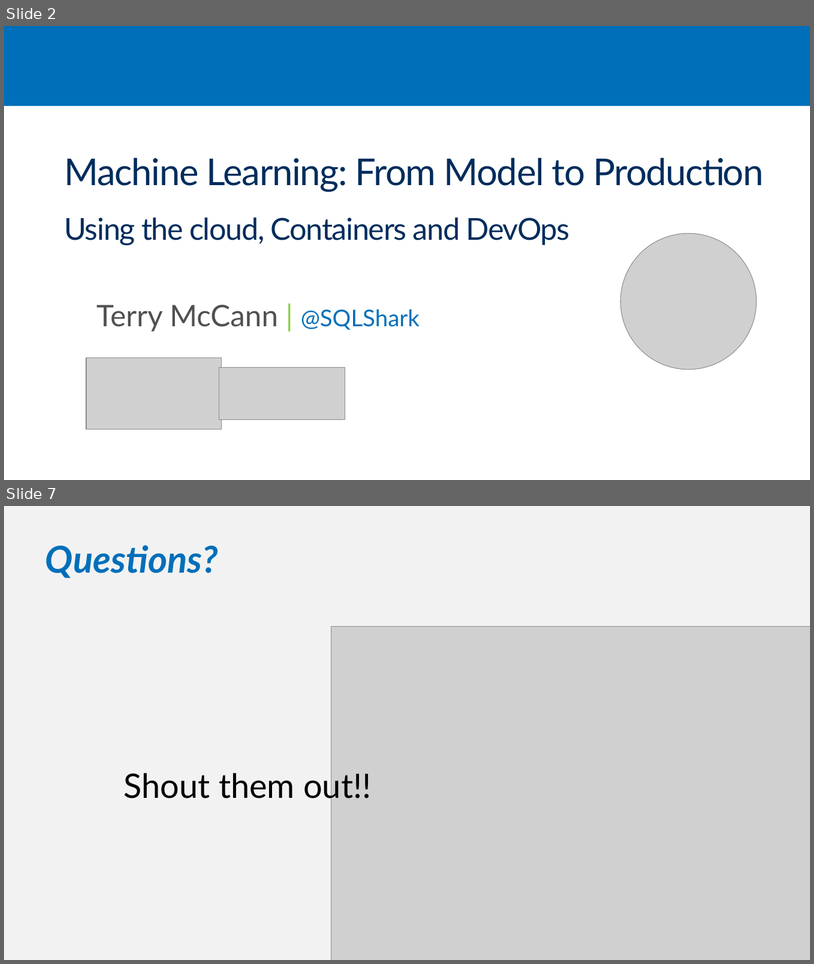
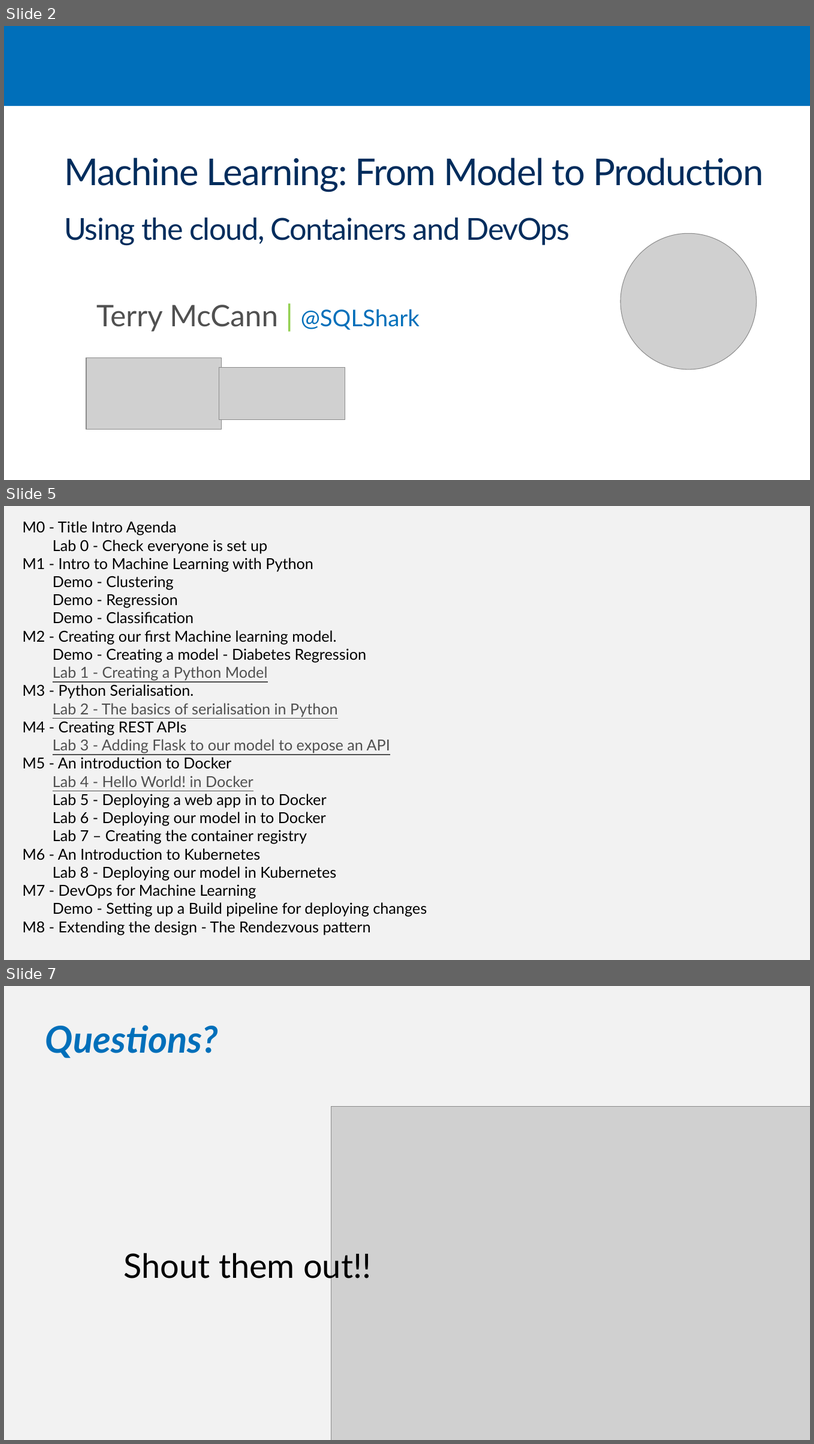
Before and after one commit to SQLShark/MachineLearningFromModelToProduction, a slide deck: Slides/M0 - Introduction.pptx. Shown one above the other, each under a label of ours: slides 2 and 7 before the commit, slides 2, 5 and 7 after it; the slides between them are not shown. The pictures are 814x964 and 814x1444 pixels, drawn with LibreOffice and Linux fonts; fonts in the diff are those of the drawing; grey boxes stand for pictures; background and template pictures are left out. Boxes give left, top, right and bottom in pixels: in the first picture for what was removed or moved away, otherwise in the second. Text is boxed around its words. In the diff, an @@ line names an element or a change of style, - is before the commit and + after.

Commit message:
Updated the slides

```diff
--- a/Slides/M0 - Introduction.pptx
+++ b/Slides/M0 - Introduction.pptx
@@ slide 5 added at [4, 506, 810, 960], background #F2F2F2 @@
@@ text added at [23, 521, 427, 934], 18 pt, text #000000 @@
+M0 - Title Intro Agenda
+  Lab 0 - Check everyone is set up
+M1 - Intro to Machine Learning with Python
+  Demo - Clustering
+  Demo - Regression
+  Demo - Classification
+M2 - Creating our first Machine learning model.
+  Demo - Creating a model - Diabetes Regression
+  Lab 1 - Creating a Python Model
+M3 - Python Serialisation.
+  Lab 2 - The basics of serialisation in Python
+M4 - Creating REST APIs
+  Lab 3 - Adding Flask to our model to expose an API
+M5 - An introduction to Docker
+  Lab 4 - Hello World! in Docker
+  Lab 5 - Deploying a web app in to Docker
+  Lab 6 - Deploying our model in to Docker
+  Lab 7 – Creating the container registry
+M6 - An Introduction to Kubernetes
+  Lab 8 - Deploying our model in Kubernetes
+M7 - DevOps for Machine Learning
+  Demo - Setting up a Build pipeline for deploying changes
+M8 - Extending the design - The Rendezvous pattern
```
Also in this commit, not shown: 3 slides changed, 2 slides removed, 4 other files.
